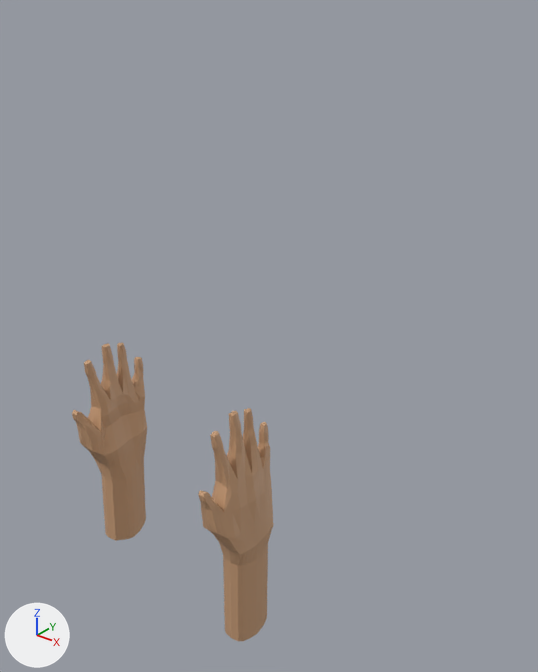
A saved change to the Blender file Assets/assets/Player/PlayerHands.blend.
Rendered twice from a 50 mm lens placed at (9.88, -10.28, 11.14), pointed at (0.95, 0.87, 4.23). The lights are fixed; the arrows at lower left show +X, +Y and +Z. Mesh edges are drawn as thin lines on the coarser meshes.
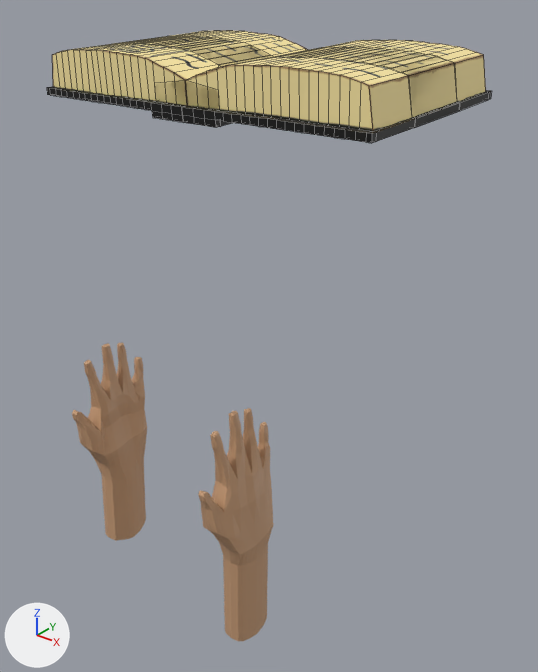
Pixel boxes (x1, y1, x2, y2) of what changed, in the pictures (538 x 672 px):
'Cube.002', added (beige)
    after: (47, 30, 491, 143)

Patch to the scene script:
```diff
--- a/Assets/assets/Player/PlayerHands.blend.py
+++ b/Assets/assets/Player/PlayerHands.blend.py
@@ img_cube_base_color @@
+img_cube_base_color = load_image('Cube Base Color', '_unpacked/Cube_Base_Color', 2048, 2048, 'sRGB')
@@ mat_material_005 @@
+mat_material_005 = principled_material('Material.005')
+mat_material_005.texture = img_cube_base_color
@@ me_cube @@
+me_cube.from_pydata(...)  # 928 vertices, 920 faces; spans x -2.65..2.65, y -4.99..4.99, z -0.67..0.71
+me_cube.materials.append(mat_material_005)  # picture img_cube_base_color
@@ ob_cube_002 @@
+ob_cube_002 = bpy.data.objects.new('Cube.002', me_cube)
+ob_cube_002.location = (1.35, 0.04, 9.58)
+ob_cube_002.rotation_euler = (0.000425, -0.0399, 1.568)  # degrees (0, -2.3, 90)
+ob_cube_002.scale = (0.689, 0.689, 0.689)
```
